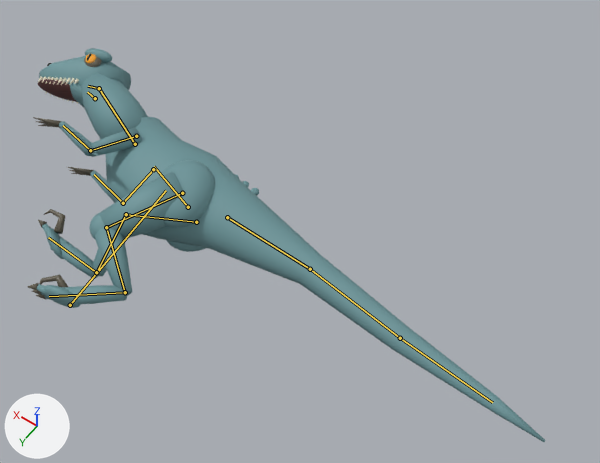
Renders of the FBX model Assets/Export/Dinosaurs/Raptor_Death.fbx from each side of a commit.
One viewpoint serves both versions: a 50 mm lens placed at (-3.82, 2.46, 5.94), pointed at (-1.27, -1.11, 0.33). The axes (+X, +Y, +Z) are drawn at lower left. The lights are the same throughout. The picture after the commit comes second. Both versions are drawn at frame 30 of the action 'Scene'; the numbers are the values there. The bones that change, and the others that lie on the model, are drawn over the model as lines.

In view in the first picture: 'SK_Raptor'.
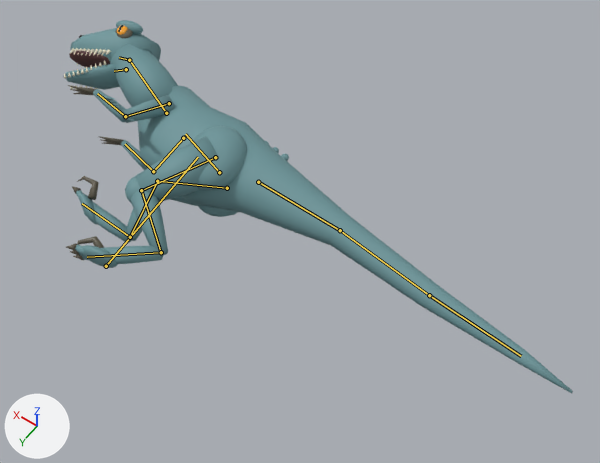
The change in detail:
Bone 'root' (bone_root) moves from (0.0, 0.0, -45.0) to (0.0, 5.0, 0.0).
Bone 'jaw' (bone_jaw) turns from (25, 0, 0) to (-25, 0, 0) degrees about its own x, y and z.

What differs and where, as boxes [x1, y1, x2, y2] in the pictures (600 x 463 px):
'SK_Raptor', posed
    before: [27, 48, 545, 442]
    after: [64, 20, 573, 393]
bone 'root', root to tip
    before: (70, 305) to (166, 190)
    after: (106, 266) to (198, 157)
bone 'jaw', root to tip
    before: (95, 98) to (87, 92)
    after: (126, 69) to (114, 71)
